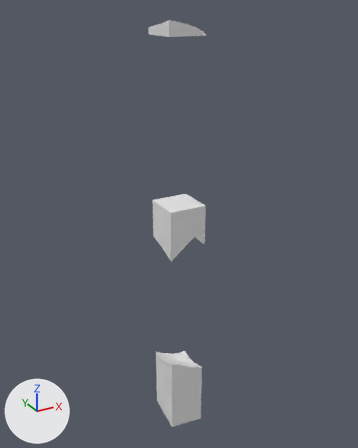
An edit to the glTF model assets/terrain/surface_pieces/surf_34_8.glb, drawn before and after from the same camera.
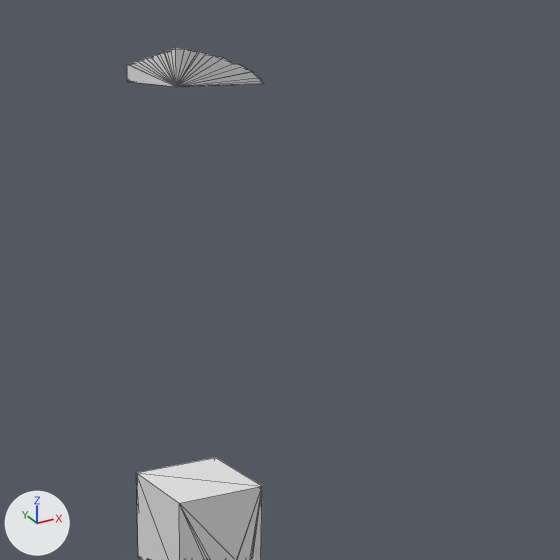
Each version appears first whole from a camera (50 mm lens) standing at (34.0, 15.7, -2.0) and looking at (63.2, 68.7, -28.6), and next in a close-up on the part from 26% to 93% of the width and 0% to 53% of the height. Lighting does not change. The marker at lower left points along +X, +Y and +Z. The first two pictures are the older version. The close-ups show mesh edges as thin lines. Where no turn or scale is listed for an object, it has been applied to the vertices.

In view in the first close-up: 'layer_0', 'layer_5'.
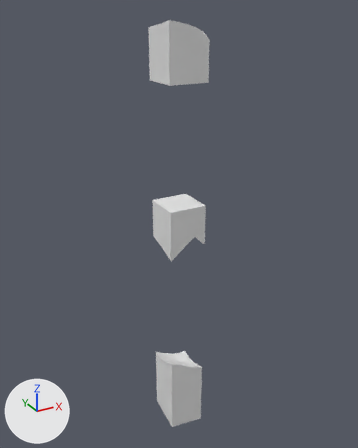
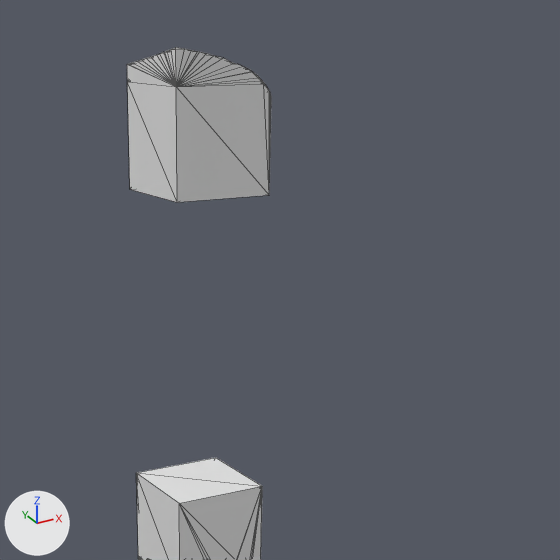
Location of each change, [x1, y1, x2, y2] in pixels of the close-ups (560 x 560 px):
'layer_1', added: after [127, 82, 271, 202]

What the commit changed:
Mesh me_layer_1 is new.
It has 27 vertices, 50 faces and spans x 60.0..65.0, y 65.0..70.0, z -10.0..-5.0.
Object 'layer_1' (ob_layer_1) is new; it shows me_layer_1.
Its location is (0.0, 0.0, 0.0).
